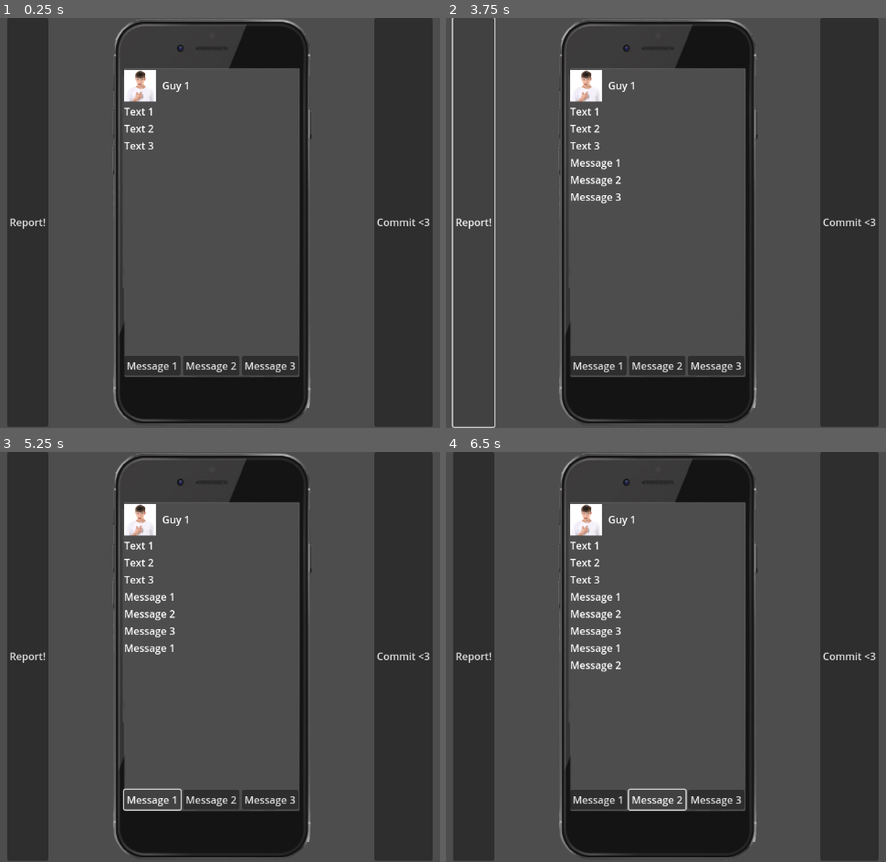
Above: before the commit, frames 1-4 (two rows, left to right).
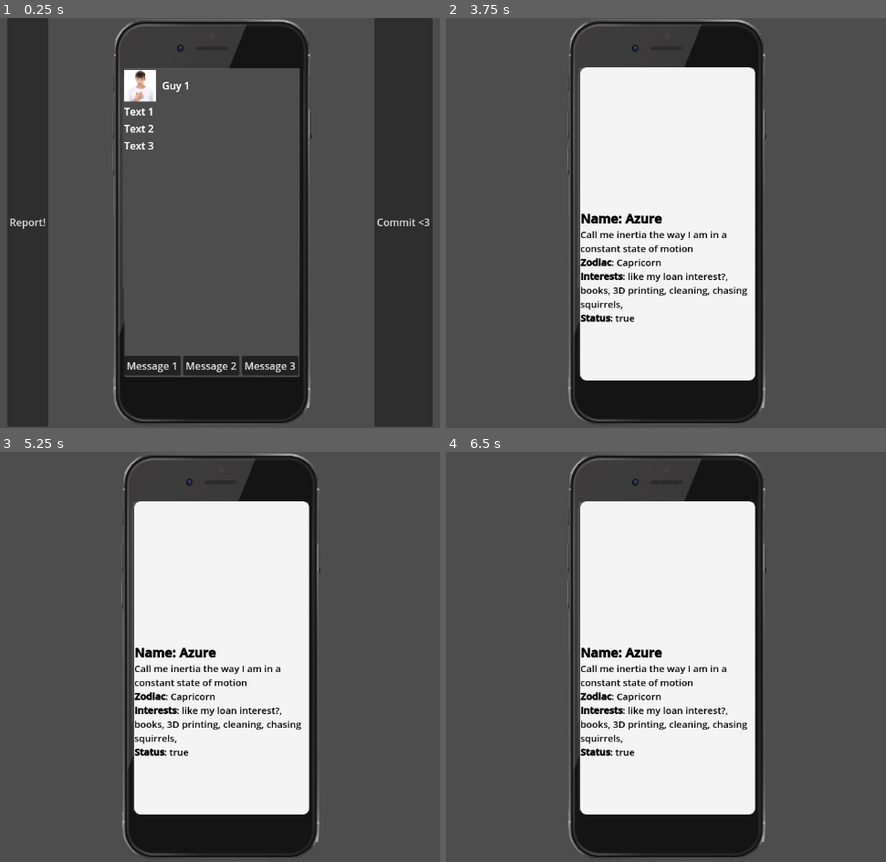
Above: after the commit, the same moments.

Repository: TianMa7/DatingSim
Game: Godot game, scene res://scenes/base.tscn
Two runs of this game, one before a commit and one after it. Both use one fixed random seed, a clock stepped at 60 frames per second and the inputs below.
Inputs (mouse positions are in pixels of both pictures, inside the frame that each line leads up to):
- Up to frame 1 (0.25 s): no input
- Up to frame 2 (3.75 s): click "Message 1" at 0.5 s; click "Message 2" at 1.25 s; click "Message 3" at 2 s; click "Commit <3" at 2.75 s; click "Report!" at 3.5 s
- Up to frame 3 (5.25 s): click (26, 657) at 4.25 s, where only the run before the commit has a clickable "Report!"; click (154, 800) at 5 s, where only the run before the commit has a clickable "Message 1"
- Up to frame 4 (6.5 s): click (657, 800) at 5.75 s, where only the run before the commit has a clickable "Message 2"

The runs differ from the first frame. In frame 1, less than 0.1% of the frame differs, in the area x 28-43%, y 15-33%; in frame 2, 48%; in frame 3, 56%, in the area x 1-99%, y 0-100%; in frame 4, 56%.

Commit message:
now goes to the texting scene after swiping right and goes back to swiping scene when report is pressed
thank goodness github didn't crash out on me

Diff:
--- /dev/null
+++ b/reportBtn.gd
@@ -0,0 +1,4 @@
+extends Button
+
+func _pressed():
+	get_tree().change_scene_to_file("res://scenes/swipe.tscn")
--- a/scenes/base.tscn
+++ b/scenes/base.tscn
@@ -1,6 +1,7 @@
-[gd_scene load_steps=4 format=3 uid="uid://c5jxyh2x7o3mq"]
+[gd_scene load_steps=5 format=3 uid="uid://c5jxyh2x7o3mq"]
 
 [ext_resource type="Texture2D" uid="uid://b8sq5t5tbup3i" path="res://assets/smart-phone-with-blank-screen-is-removebg-preview.png" id="1_3vi8l"]
+[ext_resource type="Script" uid="uid://cx70y7axdhy4o" path="res://reportBtn.gd" id="1_ohhpf"]
 [ext_resource type="Texture2D" uid="uid://b0yrg6w3ujsmo" path="res://assets/me-dude.png" id="2_8rhti"]
 [ext_resource type="Script" uid="uid://bp1ga0hmmbtkl" path="res://scripts/phone_container.gd" id="2_ohhpf"]
 
@@ -25,6 +26,7 @@
 [node name="report" type="Button" parent="screenRoot/screen"]
 layout_mode = 2
 text = "Report!"
+script = ExtResource("1_ohhpf")
 
 [node name="phoneTex" type="TextureRect" parent="screenRoot/screen"]
 layout_mode = 2
@@ -99,6 +101,74 @@
 layout_mode = 2
 text = "Message 3"
 
+[node name="phoneContainer2" type="VBoxContainer" parent="screenRoot/screen/phoneTex" node_paths=PackedStringArray("chatContainer")]
+layout_mode = 1
+anchors_preset = 8
+anchor_left = 0.5
+anchor_top = 0.5
+anchor_right = 0.5
+anchor_bottom = 0.5
+offset_left = -137.5
+offset_top = -241.0
+offset_right = 136.5
+offset_bottom = 242.0
+grow_horizontal = 2
+grow_vertical = 2
+script = ExtResource("2_ohhpf")
+chatContainer = NodePath("chat/chathistory")
+
+[node name="PanelContainer" type="HBoxContainer" parent="screenRoot/screen/phoneTex/phoneContainer2"]
+custom_minimum_size = Vector2(0, 50)
+layout_mode = 2
+theme_override_constants/separation = 10
+
+[node name="TextureRect" type="TextureRect" parent="screenRoot/screen/phoneTex/phoneContainer2/PanelContainer"]
+layout_mode = 2
+texture = ExtResource("2_8rhti")
+expand_mode = 2
+
+[node name="Label" type="Label" parent="screenRoot/screen/phoneTex/phoneContainer2/PanelContainer"]
+layout_mode = 2
+size_flags_horizontal = 3
+text = "Guy 1"
+
+[node name="chat" type="ScrollContainer" parent="screenRoot/screen/phoneTex/phoneContainer2"]
+layout_mode = 2
+size_flags_vertical = 3
+
+[node name="chathistory" type="VBoxContainer" parent="screenRoot/screen/phoneTex/phoneContainer2/chat"]
+layout_mode = 2
+size_flags_horizontal = 3
+size_flags_vertical = 3
+
+[node name="Text 1" type="Label" parent="screenRoot/screen/phoneTex/phoneContainer2/chat/chathistory"]
+layout_mode = 2
+text = "Text 1"
+
+[node name="Text 2" type="Label" parent="screenRoot/screen/phoneTex/phoneContainer2/chat/chathistory"]
+layout_mode = 2
+text = "Text 2"
+
+[node name="Text 3" type="Label" parent="screenRoot/screen/phoneTex/phoneContainer2/chat/chathistory"]
+layout_mode = 2
+text = "Text 3"
+
+[node name="HBoxContainer" type="HBoxContainer" parent="screenRoot/screen/phoneTex/phoneContainer2"]
+layout_mode = 2
+alignment = 1
+
+[node name="Button" type="Button" parent="screenRoot/screen/phoneTex/phoneContainer2/HBoxContainer"]
+layout_mode = 2
+text = "Message 1"
+
+[node name="Button2" type="Button" parent="screenRoot/screen/phoneTex/phoneContainer2/HBoxContainer"]
+layout_mode = 2
+text = "Message 2"
+
+[node name="Button3" type="Button" parent="screenRoot/screen/phoneTex/phoneContainer2/HBoxContainer"]
+layout_mode = 2
+text = "Message 3"
+
 [node name="Button2" type="Button" parent="screenRoot/screen"]
 layout_mode = 2
 text = "Commit <3"
@@ -106,3 +176,6 @@
 [connection signal="button_down" from="screenRoot/screen/phoneTex/phoneContainer/HBoxContainer/Button" to="screenRoot/screen/phoneTex/phoneContainer" method="_on_message_1_down"]
 [connection signal="button_down" from="screenRoot/screen/phoneTex/phoneContainer/HBoxContainer/Button2" to="screenRoot/screen/phoneTex/phoneContainer" method="_on_message_2_down"]
 [connection signal="button_down" from="screenRoot/screen/phoneTex/phoneContainer/HBoxContainer/Button3" to="screenRoot/screen/phoneTex/phoneContainer" method="_on_message_3_down"]
+[connection signal="button_down" from="screenRoot/screen/phoneTex/phoneContainer2/HBoxContainer/Button" to="screenRoot/screen/phoneTex/phoneContainer2" method="_on_message_1_down"]
+[connection signal="button_down" from="screenRoot/screen/phoneTex/phoneContainer2/HBoxContainer/Button2" to="screenRoot/screen/phoneTex/phoneContainer2" method="_on_message_2_down"]
+[connection signal="button_down" from="screenRoot/screen/phoneTex/phoneContainer2/HBoxContainer/Button3" to="screenRoot/screen/phoneTex/phoneContainer2" method="_on_message_3_down"]
--- a/scripts/profile.gd
+++ b/scripts/profile.gd
@@ -4,17 +4,45 @@
 "Alaia", "Aubrey", "Ashley", "Ashton", "Arya", "Alex", "Ayden", "Ariel", "Andrea", "Aspen", "Ari", "Armani",
 "Aly", "Arbor", "Atlee", "Azure", "Arlyn", "Aviv", "Afton", "Aero", "Avalee", "Arvy", "Almarine", "Antalya", "Antigone"]
 
-var aboutMeArr = ["I’m a little silly sometimes", "Looking for my next bad decision", "Do you like water? Then you already like 70% of me. :)",
-"According to Newton’s law of gravitation, all masses in the universe attract. Therefore you and I are already attracted ;)",
-"Times new roman in the streets, wingdings in the sheets",
-"My mom says I’m really mature for my age",
-"I love my dog more than I’ll ever love you. Know your place",
-"Super hyped to be on tinder! Thank you to my parents who are very supportive of my endevours to meet strangers, my friends who helped me set this all up, and finally to my ex, without whom none of this could have been possible.",
-"I enjoy playing the fortinitght too",
-"Looking for someone trusting and healthy. Both kidneys MUST be intact with no previous medical conditions. Also someone with a penchant for exploring dark alleyways and remote mountaintops.",
-"Minimum requirement: Must be able to get rid of spiders",
-"Never gonna give you up, never gonna let you down. No. Seriously. I won’t"
+var aboutMeArr = ["I'm a little silly", "6’7",
+	"Rich submissive guy looking for a queen to serve, I’ll kiss your feet, worship you, I’ll do anything you tell me to. In return I want you to treat me badly. I’ll be loyal like a dog. You are fully in charge.",
+	"Looking for a new emergency contact",
+	"Call the chiropractor, I’m back",
+	"I’m batman",
+	"Looking for my next bad decision",
+	"Hi I’m ___, currently seeking a co-op. I am proficient in C++, Java, and Python. I have 3 years of experience working with AutoCAD, Blender,  and Solidworks. My excellent communication and collaboration skills developed through group projects and assignments will be a valuable asset to any team. Please message me if you are interested.",
+	"Software Developer with 5 years of experience building modular, high-performance enterprise applications. Skilled using agentic frameworks to design robust AI solutions, with a focus on backend development, performance optimization",
+	"I’m town hall 12 in clash of clans",
+	"I’m scared of women",
+	"I’m scared of men",
+	"Cucumber.",
+	"I’m a really nice guy, trust me, just don’t push my buttons or you will see my dark side. rawr",
+	"Call me inertia the way I am in a constant state of motion",
+	"Do you like water? Then you already like 70% of me. :)",
+	"According to Newton’s law of gravitation, all masses in the universe attract. Therefore you and I are already attracted ;)",
+	"Times new roman in the streets, wingdings in the sheets",
+	"Looking for a friend to perform sacrificial goat rituals with.",
+	"My mom says I’m really mature for my age",
+	"I love my dog more than I’ll ever love you. Know your place",
+	"Super hyped to be on tinder! Thank you to my parents who are very supportive of my endevours to meet strangers, my friends who helped me set this all up, and finally to my ex, without whom none of this could have been possible.",
+	"I enjoy playing the fortinitght too",
+	"is this how use I the tinder?",
+	"plsplsplsplsplsplsplsplsplspls just give me a chance",
+	"Looking for someone trusting and healthy. Both kidneys MUST be intact with no previous medical conditions. Also someone with a penchant for exploring dark alleyways and remote mountaintops.",
+	"Minimum requirement: Must be able to get rid of spiders",
+	"Never gonna give you up, never gonna let you down. No. Seriously. I won’t",
+	"I can make really good hamburger steak and grilled salmon.",
+	"If I’m trash, will you take me out?",
+	"I love coffee, matcha, and books.",
+	"I can steal your tie without you noticing.",
+	"Need someone to share brain cells with me. I’m running out :(",
+	"Looking for new music recs!",
+	"but whoever blasphemes against the Holy Spirit never has forgiveness, but is guilty of an eternal sin\"(3:29)",
+	"“Imperfection is beauty, madness is genius and it's better to be absolutely ridiculous than absolutely boring.”― Marilyn Monroe",
+	"“We are all in the gutter, but some of us are looking at the stars.”― Oscar Wilde",
+    "“Yesterday is history, tomorrow is a mystery, today is a gift of God, which is why we call it the present.”― Bill Keane"
 ]
+
 
 var zodiacArr = ["Aries", "Taurus", "Gemini", "Cancer", "Leo", "Virgo", "Libra", "Scorpio", "Sagittarius", "Capricorn",
 "Aquarius", "Pisces", "Rat", "Bull", "Tiger", "Rabbit", "Dragon", "Dog", "Pig", "Snake", "Sheep", "Roster", "Monkey",
@@ -23,7 +51,7 @@
 
 var interestsArr = ["Hockey", "dogs", "cats", "soccer", "gaming", "music", "farm animals",
 "shopping", "jobs", "feeding on the flesh of the tainted", "cooking", "baking", "eating cheese", "tv shows",
-"movies", "anime", "books", "manga", "knitting", "crochet", "wood working", "AutoCAD", "quack", "sleeping", "synthesizing potions",
+"movies", "anime", "books", "manga", "knitting", "crochet", "wood working", "AutoCAD", "quack", "sleeping", "watching people explode",
 "chasing squirrels", "waiting in traffic", "driving car", "eating food", "helping people", "napping", "crying", "hiking", "swimming", "going to museums",
 "drawing", "painting", "lying", "yum yum flesh", "like my loan interest?", "not being single anymore", "not being broke anymore", "money",
 "basketball", "sports", "baseball", "playing piano", "playing guitar", "playing ukulele", "drums", "saxophone",
@@ -152,7 +180,6 @@
 	for i in range(0, numOfInterests):
 		interests.append(interestsArr[randi_range(0, len(interestsArr)-1)])
 		if interests_dict.get(interests[-1]):
-			print("awawa")
 			isDemon = true
 
 
--- a/scripts/swipeDetection.gd
+++ b/scripts/swipeDetection.gd
@@ -16,7 +16,7 @@
 			if startPos.distance_to(currPos)>=tolerance:
 				if (currPos.x-startPos.x)>0:
 					swipeRight = true
-					print("go to convo")
+					get_tree().change_scene_to_file("res://scenes/base.tscn")
 				else:
 					swipeRight = false
 					$phoneTex/phoneContainer/phoneContainer2/ProfileTextLabel.generateNewProfile()
Not shown, added: reportBtn.gd.uid
